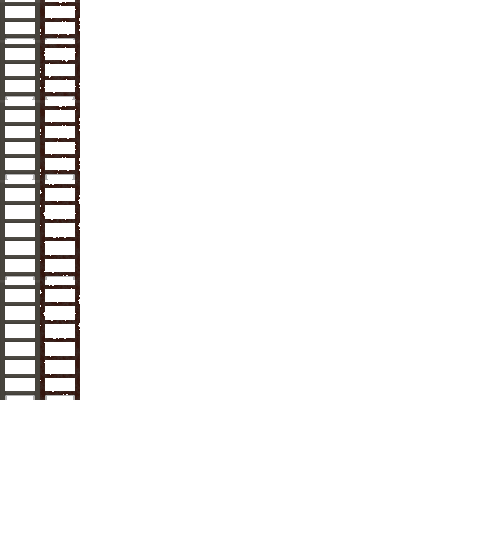
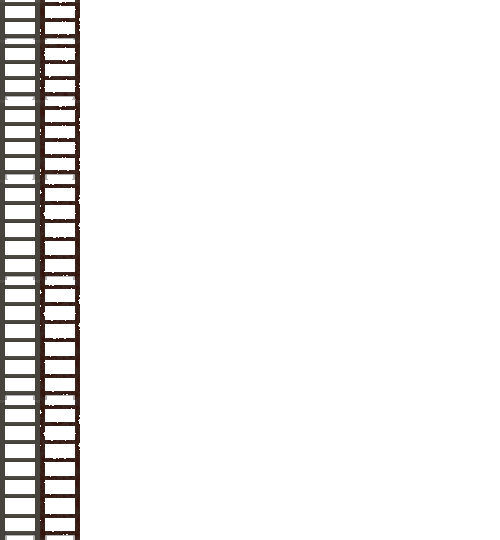
The second 500 × 540 image is a revision of the first. Changes to its layers:
painted on "Background" over <box>0,400,80,540</box>
